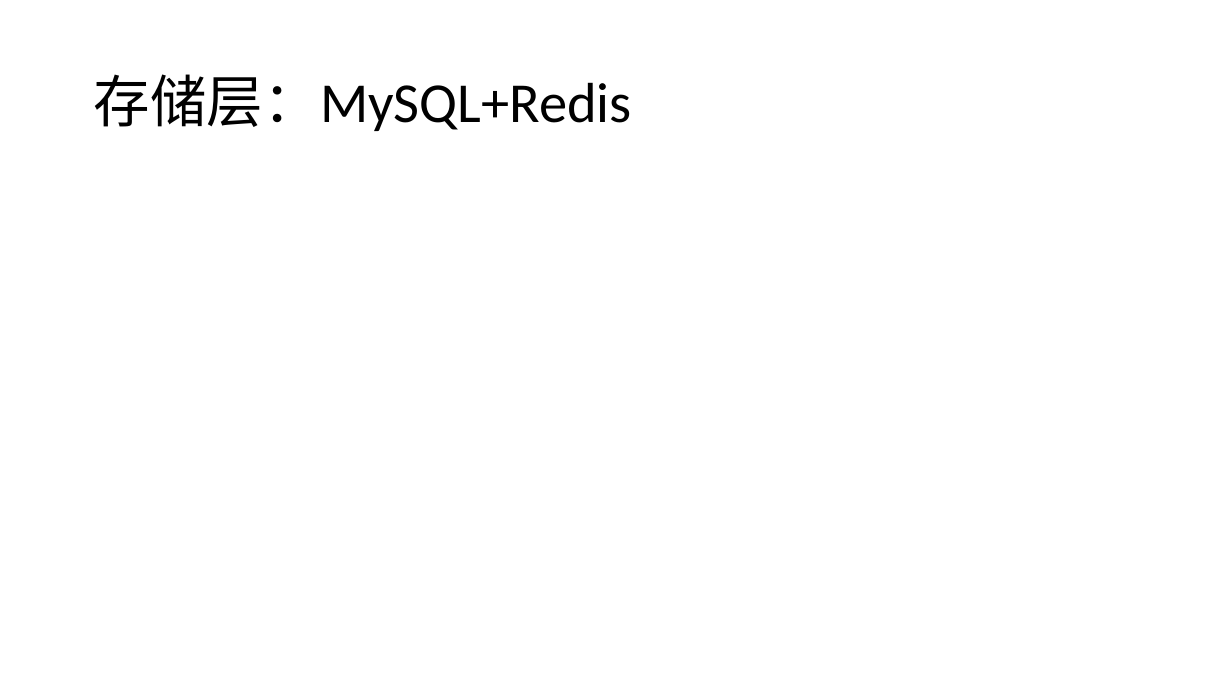
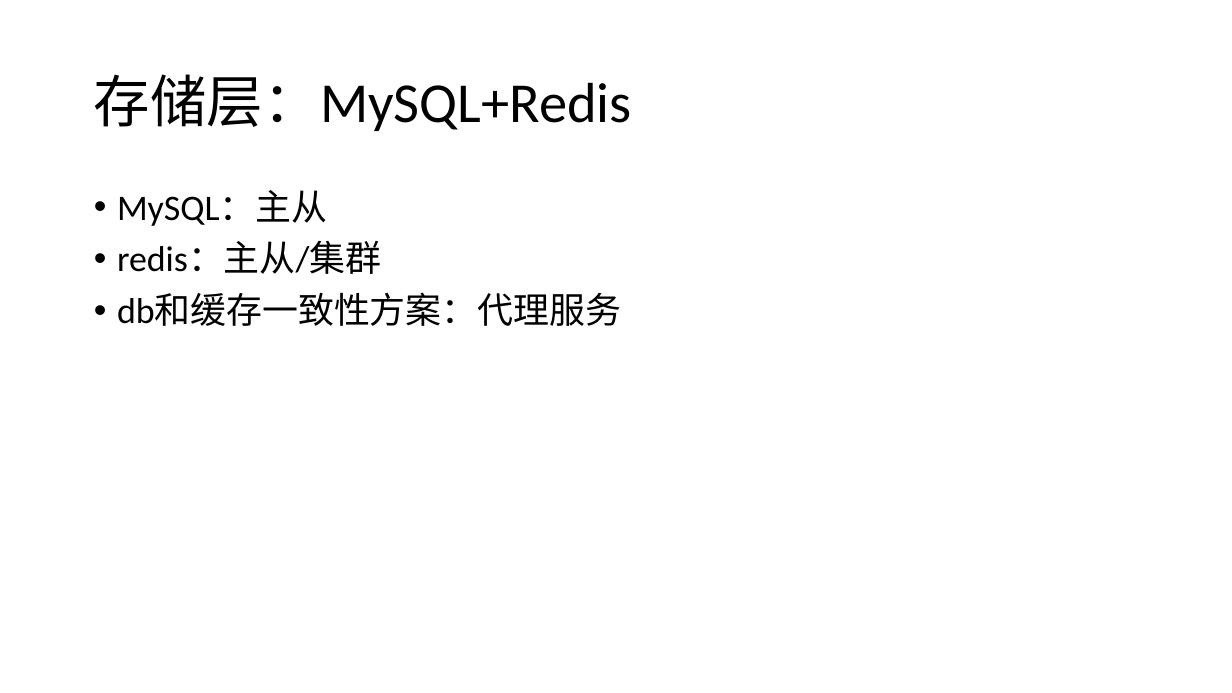
Before and after one commit to djpan0303/tech_paper, a slide deck: slide 21 of 智能家居项目架构.pptx (slide 18 before the commit). Drawn at 1232x693 pixels with LibreOffice and Linux fonts; fonts in the diff are those of the drawing. Boxes give left, top, right and bottom in pixels: in the first picture for what was removed or moved away, otherwise in the second. Text is boxed around its words. In the diff, an @@ line names an element or a change of style, - is before the commit and + after.

```diff
--- a/智能家居项目架构.pptx
+++ b/智能家居项目架构.pptx
@@ text added at [117, 190, 621, 326], 28 pt, text #000000 @@
+• MySQL：主从
+• redis：主从/集群
+• db和缓存一致性方案：代理服务
```
Also in this commit, not shown: 1 other slide changed, 3 slides added, 2 other files.
